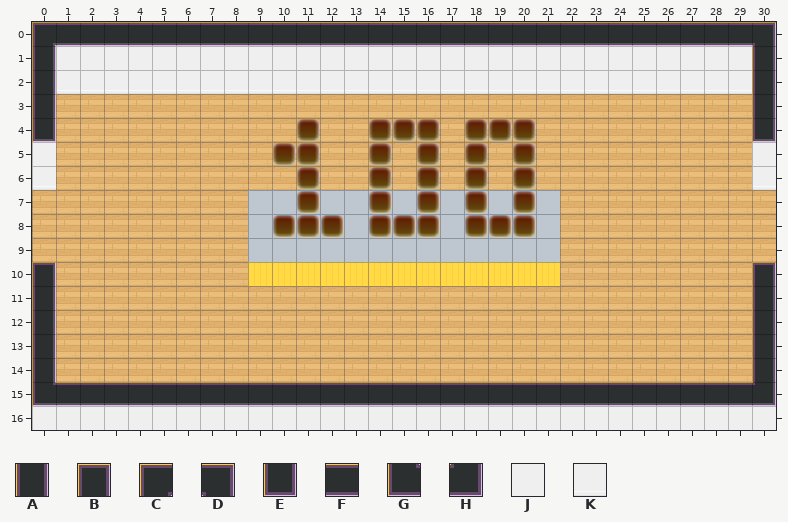
Tiled map (JSON): dist/map/100.json. That is the earlier state.
Cells are 32x32 px. Shown: x 0..30, y 0..16.
Key: from "tileset5_export": A 44, B 45, C 48, D 49, E 55, F 56, G 58, H 59, J 62, K 72.
_ is an empty cell.
Layers that did not change in this view are not listed.
Layer "walls" before, first column x 0:
 0 CFFFFFFFFFFFFFFFFFFFFFFFFFFFFFD
 1 AJJJJJJJJJJJJJJJJJJJJJJJJJJJJJA
 2 AKKKKKKKKKKKKKKKKKKKKKKKKKKKKKA
 3 A_____________________________A
 4 E_____________________________E
 5 J_____________________________J
 6 K_____________________________K
 7 _______________________________
 8 _______________________________
 9 _______________________________
10 B_____________________________B
11 A_____________________________A
12 A_____________________________A
13 A_____________________________A
14 A_____________________________A
15 GFFFFFFFFFFFFFFFFFFFFFFFFFFFFFH
16 JJJJJJJJJJJJJJJJJJJJJJJJJJJJJJJ
Once edited:
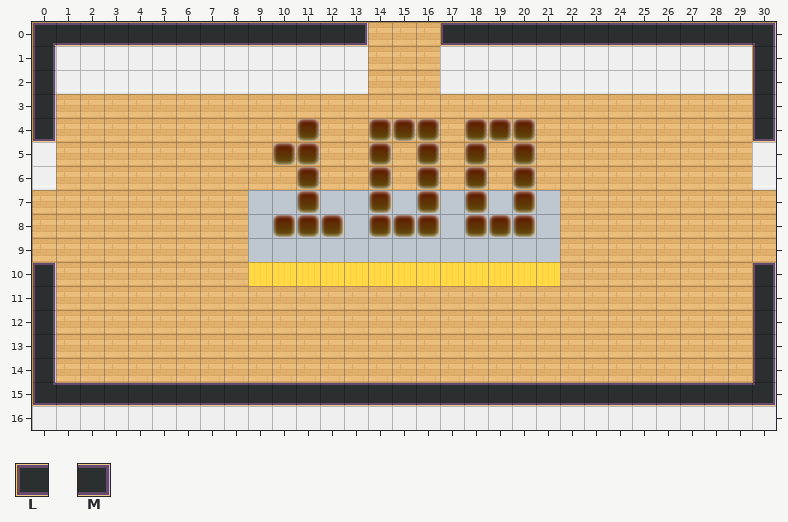
Further tiles: from "tileset5_export": L 46, M 47.
The exact change:
Changed rows in their new state; . is an unchanged cell.
Layer "walls":
first column x 13:
 0 M___L
 1 .___.
 2 .___.
Changed places in both pictures, as pixel boxes (x1, y1, x2, y2):
changed: (365, 22, 443, 94)
